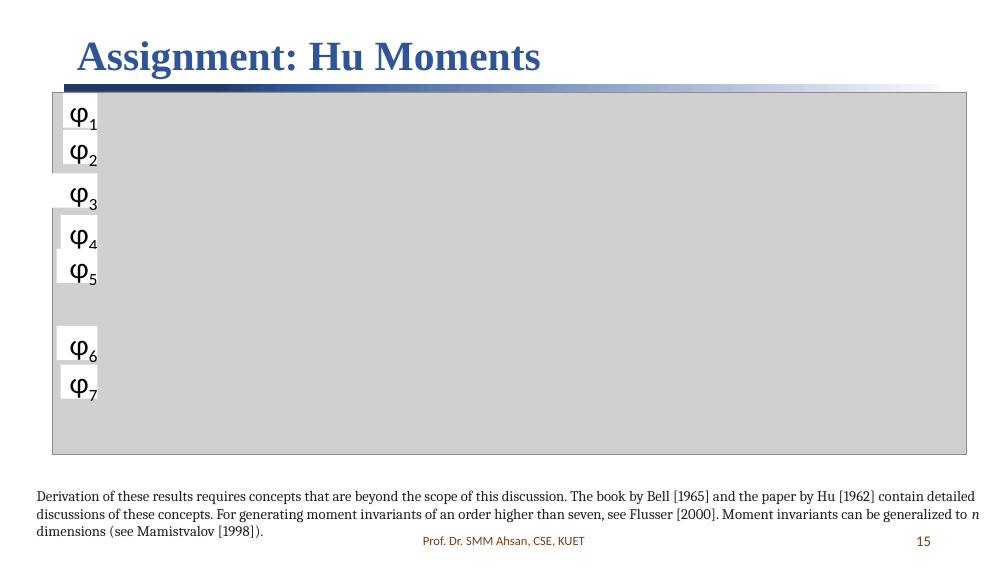
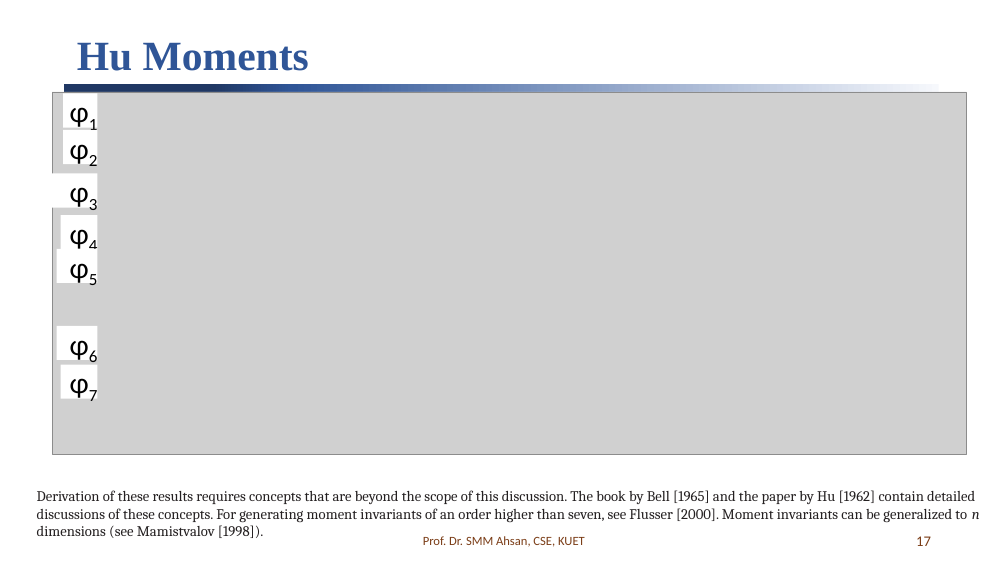
Before and after one commit to Efty34/Image_Processing, a slide deck: slide 17 of Lab_4/assets/Lab4_G2.pptx (slide 15 before the commit). Drawn at 1008x567 pixels with LibreOffice and Linux fonts; fonts in the diff are those of the drawing; grey boxes stand for pictures. Boxes give left, top, right and bottom in pixels: in the first picture for what was removed or moved away, otherwise in the second. Text is boxed around its words. In the diff, an @@ line names an element or a change of style, - is before the commit and + after.

```diff
--- a/Lab_4/assets/Lab4_G2.pptx
+++ b/Lab_4/assets/Lab4_G2.pptx
@@ title at (77,42,309,71): text changed @@
-Assignment: Hu Moments
+Hu Moments
@@ page number at (916,536,931,546): text changed @@
-15
+17
```
Also in this commit, not shown: 3 slides added, 1 slide removed, 18 other files.
